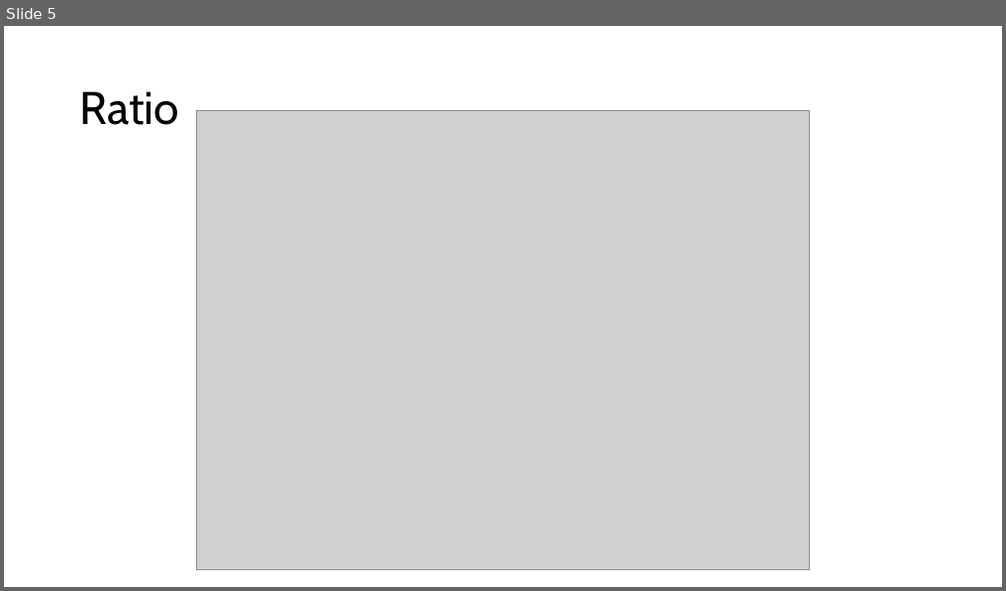
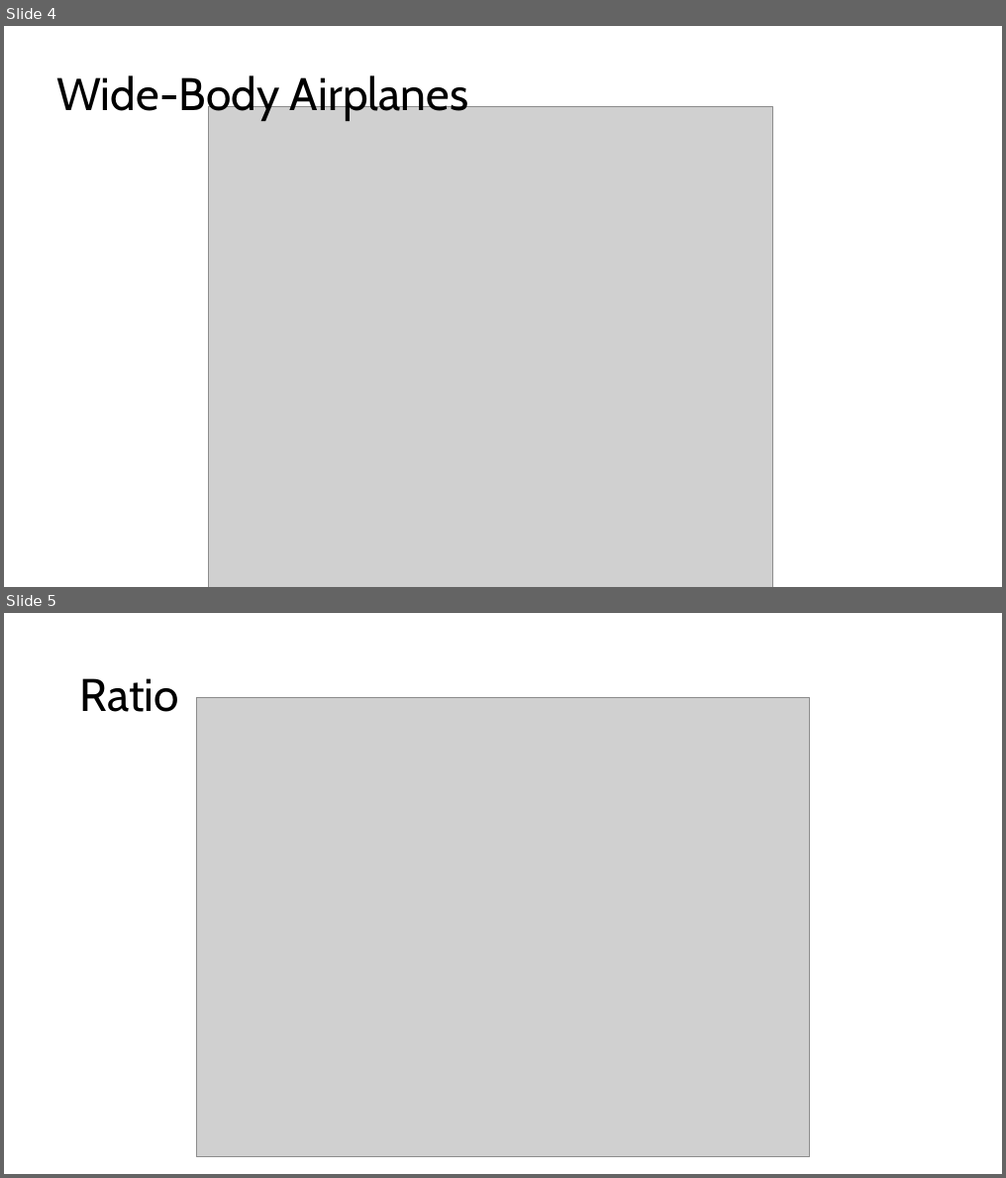
Before and after one commit to jgoett2/AirplaneRecommendations, a slide deck: Presentation.pptx. Shown one above the other, each under a label of ours: slide 5 before the commit, slides 4 and 5 after it. The pictures are 1006x591 and 1006x1178 pixels, drawn with LibreOffice and Linux fonts; fonts in the diff are those of the drawing; grey boxes stand for pictures. Boxes give left, top, right and bottom in pixels: in the first picture for what was removed or moved away, otherwise in the second. Text is boxed around its words. In the diff, an @@ line names an element or a change of style, - is before the commit and + after.

Commit message:
updated presentation with images

```diff
--- a/Presentation.pptx
+++ b/Presentation.pptx
@@ slide 4 added at [4, 26, 1002, 587], background #FFFFFF @@
@@ title added at [56, 76, 468, 121], 44 pt, text #000000 @@
+Wide-Body Airplanes
@@ picture added at [209, 106, 773, 587] @@
```
Also in this commit, not shown: 1 slide removed, 1 other file.
